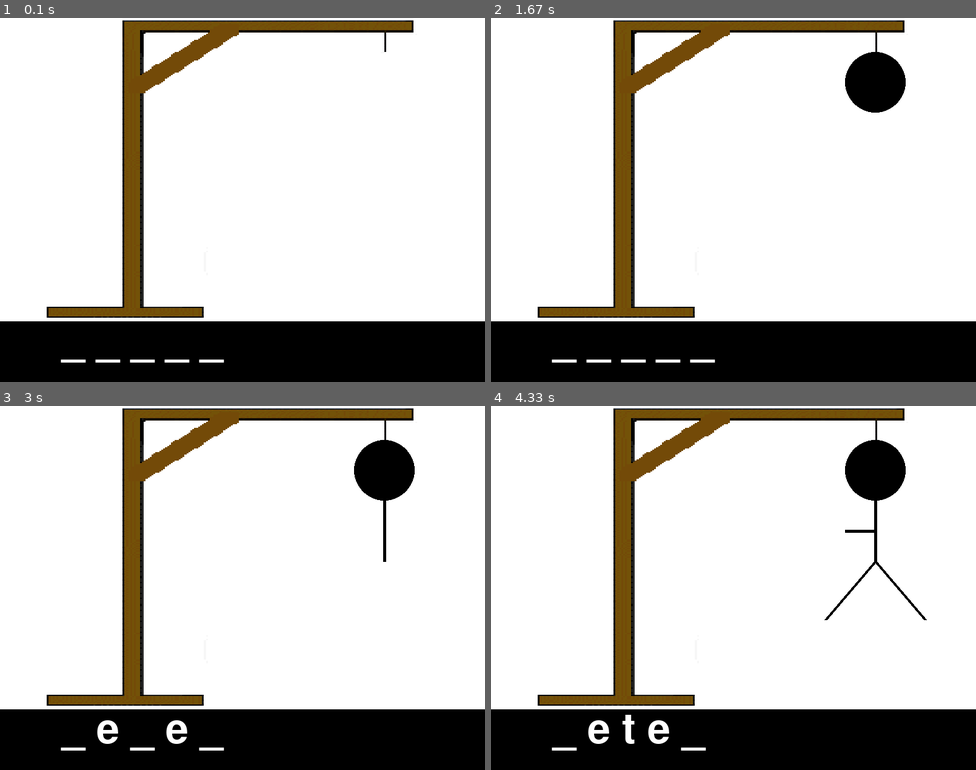
Above: before the commit, frames 1-4 (two rows, left to right).
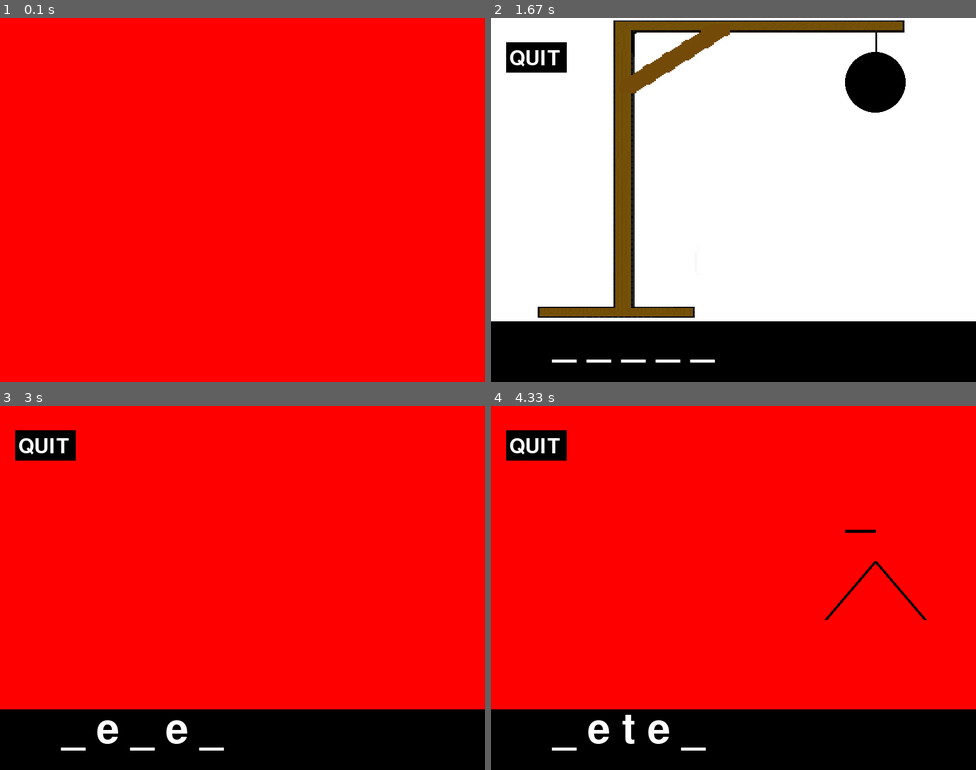
Above: after the commit, the same moments.

Repository: pdunbar1999/hangman
Game: pygame game, started from pygame_hangman.py
Same seed, same stepped clock (60 frames per second), same inputs: the game is played once before the commit and once after it.
Inputs (mouse positions are in pixels of both pictures, inside the frame that each line leads up to):
- Up to frame 1 (0.1 s): no input
- Up to frame 2 (1.67 s): click (714, 214) at 0.88 s; hold W 1.17-1.63 s
- Up to frame 3 (3 s): hold D 1.67-2.13 s; tap E at 1.82 s; click (43, 446) at 2.22 s, where only the run after the commit has a clickable "QUIT"; click (291, 668) at 2.78 s
- Up to frame 4 (4.33 s): hold A 3.07-3.6 s; tap E at 3.22 s; hold S 3.63-3.93 s; tap T at 3.78 s; hold A from 3.97 s (still down)

The runs differ from the first frame. In frame 1, 100% of the frame differs, in the area x 0-100%, y 0-100%; in frame 2, 0.9%; in frame 3, 83%; in frame 4, 83%.

Commit message:
Added start menu and quit button, word is displaying whens its not supposed too

Diff:
--- a/pygame_hangman.py
+++ b/pygame_hangman.py
@@ -16,6 +16,7 @@
 red = (255,0,0)
 green = (0,255,0)
 blue = (0,0,255)
+yellow = (255,255,0)
 #Colors we will use
 
 display_width = 800
@@ -31,6 +32,19 @@
 
 global lives_remaining
 lives_remaining = 0 #number of lives
+
+def start_screen():
+    global event
+    start_screen = True
+    while start_screen:
+        for event in pygame.event.get():
+            print (event)
+
+        gameDisplay.fill(red)
+        pygame.display.update()
+
+        if event.type == pygame.MOUSEBUTTONDOWN:
+            break
 
 def add_body_parts():
     global lives_remaining #global so it knows its a global
@@ -59,6 +73,7 @@
 
 
 def ask_for_letter():
+    global event
     #checks what key was pressed down
     if event.key == pygame.K_a: #checks what key (K_s), s is key
         letter_check('a') #passes the pressed key into letter_check
@@ -128,16 +143,26 @@
 
 
 def display_word(): #displays the incompleted word at the bottom
-    gameDisplay.fill(black, [0,500, 800, 100])
+    gameDisplay.fill(black, [0,500, 800, 100]) #fills the screen where the word is black so the image can reset everytime a new letter is passed in
     q = pygame.font.SysFont('none', 100) #specifes the font wanted and the font size
     x = q.render(' '.join(string_word), True, white) #.join turns the string into a list with spaces inbetween it.
     gameDisplay.blit(x, (100,500)) #displays the word onto the screen
 
-
-gameDisplay.blit(basePole, (0,0))
-#displays background image once
-
-gameExit = False
+def quit_button(): #function for the quitbutton in the game
+    global event
+    mouse = pygame.mouse.get_pos()
+    if 25 + 100 > mouse [0] > 25 and 40 + 50 > mouse[1] > 40:
+        pygame.draw.rect(gameDisplay, yellow, (25,40,100,50)) #highlights the rectangle
+        t = pygame.font.SysFont('none', 50)
+        x = t.render('QUIT', True, white) #writes QUIT again because it was highlighted over
+        pygame.display.update()
+        if event.type == pygame.MOUSEBUTTONDOWN:
+            start_screen()
+    else:
+        pygame.draw.rect(gameDisplay, black, (25,40,100,50)) #black rectangle
+        t = pygame.font.SysFont('none', 50)
+        x = t.render('QUIT', True, white)
+        gameDisplay.blit(x, (30,50)) #displays the word quit
 
 word = 'peter' #TESTING PURPOSES ONLY
 string_word = []#reserving an empty list to put the word in
@@ -146,27 +171,39 @@
     string_word.append("_")
     #adds _ to however many letters are needed
 
-while not gameExit: #while True
-    for event in pygame.event.get():
-        print(event) #prints events in the game
-
-        if event.type == pygame.QUIT: #checks if we want to quit
+
+def game_loop():
+    gameDisplay.blit(basePole, (0,0))
+    #displays background image once
+    global event #so it can be used later
+    gameExit = False
+    while not gameExit: #while True
+        for event in pygame.event.get():
+            print(event) #prints events in the game
+
+            if event.type == pygame.QUIT: #checks if we want to quit
+                gameExit = True
+                pygame.QUIT
+                quit()
+
+            if event.type == pygame.KEYDOWN:#checks if key is pressed down
+                ask_for_letter()
+
+        quit_button()
+        display_word()
+        pygame.display.update() #updates the screen so we can see it
+
+        if lives_remaining == 6:
+            print("You lost")
             gameExit = True
             pygame.QUIT
             quit()
 
-        if event.type == pygame.KEYDOWN:#checks if key is pressed down
-            ask_for_letter()
-
-    display_word()
-    pygame.display.update() #updates the screen so we can see it
-
-    if lives_remaining == 6:
-        print("You lost")
-        gameExit = True
-        pygame.QUIT
-        quit()
-
-    if word == ''.join(string_word): #converts the list into a string, comparing it
-        print("Congrats, you got the word!")
-        break
+        if word == ''.join(string_word): #converts the list into a string, comparing it
+            print("Congrats, you got the word!")
+            break
+
+start_screen()
+game_loop()
+pygame.QUIT
+quit()
